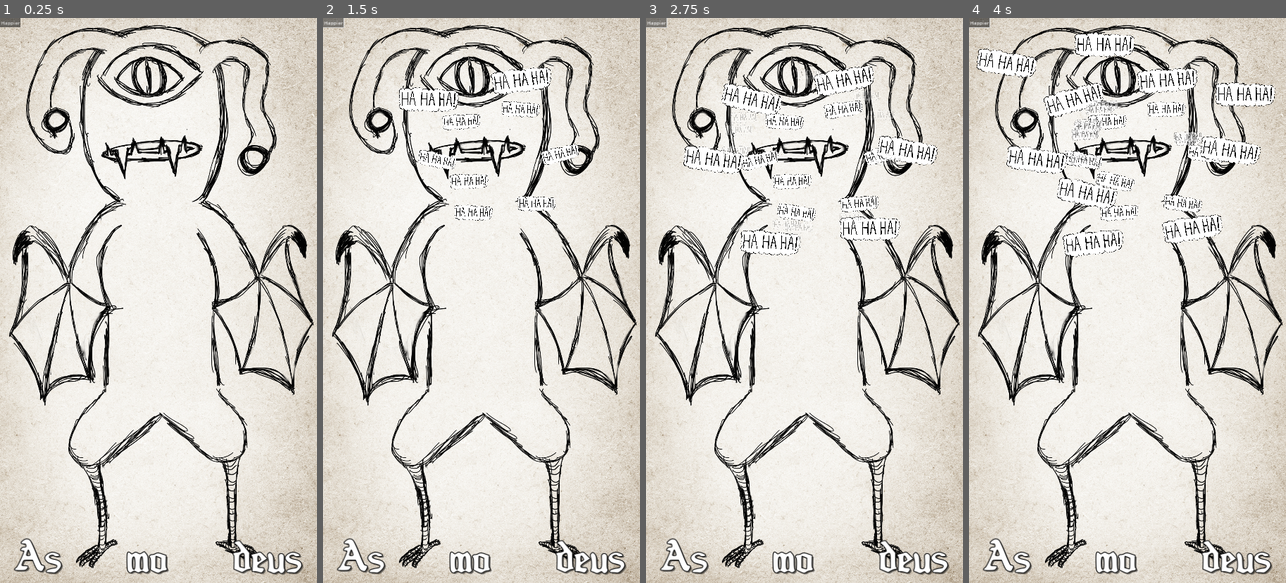
Above: before the commit, frames 1-4 (left to right).
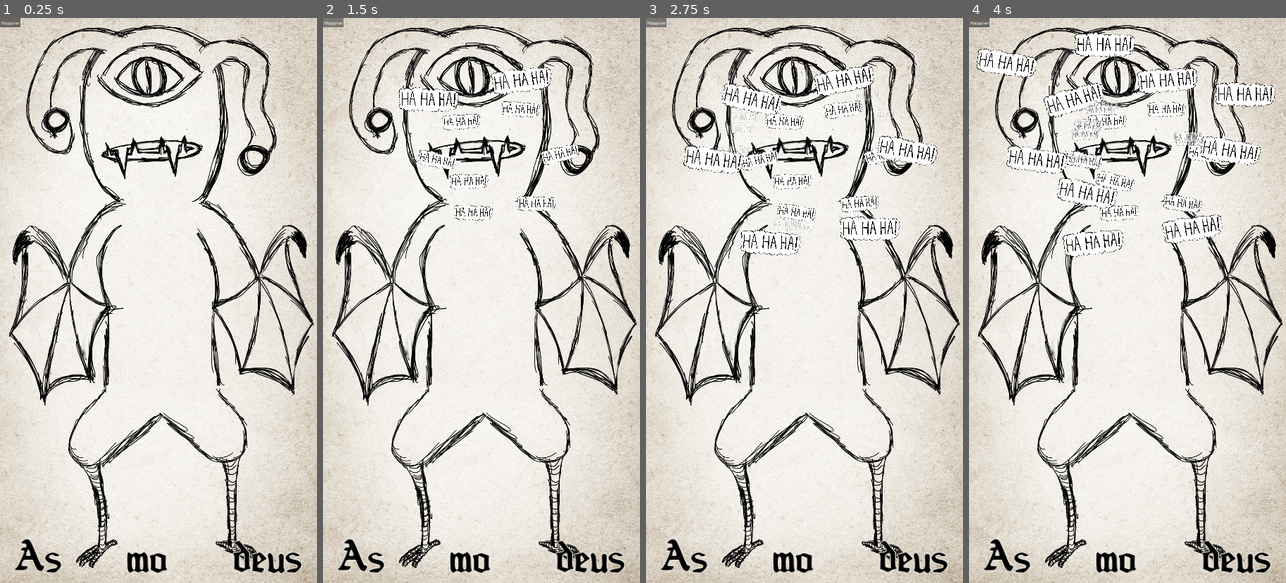
Above: after the commit, the same moments.

Repository: lemurivolta/ggj2024
Game: Godot game, scene res://components/main/main_test.tscn
The game is run twice, just before and just after one commit, with the same random seed, the same clock (stepped at 60 frames per second) and the same inputs. This scene is started directly instead of the project's main scene. The engine's default icon, where the game draws it, is replaced by a stand-in: a white triangle on a blue panel in a dark square.
Inputs (mouse positions are in pixels of both pictures, inside the frame that each line leads up to):
- Up to frame 1 (0.25 s): no input
- Up to frame 2 (1.5 s): click "Happier" at 0.5 s; click "Happier" at 1.25 s
- Up to frame 3 (2.75 s): click "Happier" at 2 s
- Up to frame 4 (4 s): move the mouse to (1045, 486) at 2.77 s; press the mouse at (1045, 486) at 2.78 s; tap Enter at 3.5 s; move the mouse to (1206, 486) at 3.52 s; release the mouse at (1206, 486) at 3.53 s; click (1206, 486) at 3.6 s

The runs differ from the first frame. In frame 1, 1.7% of the frame differs, in the area x 4-96%, y 92-99%; in frame 2, 1.7%; in frame 3, 1.7%; in frame 4, 1.7%.

Commit message:
feat: disable tickle during page flip

Diff:
--- a/components/global_bus/global_bus.gd
+++ b/components/global_bus/global_bus.gd
@@ -38,6 +38,8 @@
 # FUNCTIONS
 ###############################################################################
 
+var tickle_enabled = true
+
 # Reset the pleasure level to 0
 func reset_pleasure():
 	current_pleasure = 0
@@ -50,6 +52,8 @@
 	tickle.connect(_on_tickle)
 
 func _on_tickle(value: float):
+	if not tickle_enabled:
+		return
 	current_pleasure = \
 		clamp(current_pleasure + value, enraged_threshold, happy_threshold)
 	if current_pleasure <= enraged_threshold:
--- a/components/monster_name/monster_name.tscn
+++ b/components/monster_name/monster_name.tscn
@@ -5,11 +5,9 @@
 
 [sub_resource type="Theme" id="Theme_y1fel"]
 default_font = ExtResource("2_m0nrx")
-Label/colors/font_outline_color = Color(0.0196078, 0.0196078, 0.0196078, 1)
-Label/colors/font_shadow_color = Color(0, 0, 0, 0.545098)
+Label/colors/font_color = Color(0, 0, 0, 1)
+Label/colors/font_outline_color = Color(0.937255, 0.92549, 0.898039, 1)
 Label/constants/outline_size = 11
-Label/constants/shadow_offset_x = 6
-Label/constants/shadow_offset_y = 5
 Label/font_sizes/font_size = 180
 
 [node name="MonsterName" type="Node2D"]
--- a/components/page/page.gd
+++ b/components/page/page.gd
@@ -3,6 +3,11 @@
 @export var flip_duration: float
 
 func flip_away():
+	GlobalBus.tickle_enabled = false
 	var tween = get_tree().create_tween()
 	tween.tween_property(self, "scale:x", 0, flip_duration)
 	tween.tween_callback(self.queue_free)
+	tween.tween_callback(self._re_enable_tickle)
+
+func _re_enable_tickle():
+	GlobalBus.tickle_enabled = true
